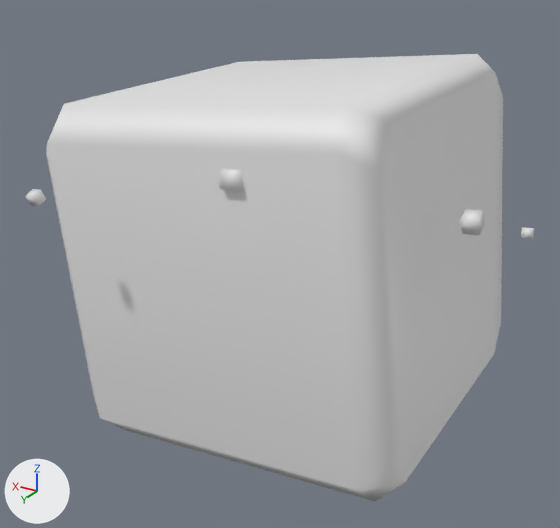
A saved change to the FBX model Reference/Resources/Mesh/Animation/Effect/E_BD_Dragon.fbx.
Camera for both pictures: a camera (50 mm lens) standing at (-0.01151, 0.0201, 0.00931) and looking at (-0.00014, 0.00115, -0.00016). Arrows for +X, +Y and +Z are at lower left; the lights stay in place. Materials are left out; every surface is plain grey.

Script lines for the objects in view, before the commit:
```python
me_model9 = bpy.data.meshes.new('model9')
me_model9.from_pydata(...)  # 32 vertices, 60 faces; spans x -0.411..0.411, y -0.403..0.401, z -0.411..0.411
me_model9.materials.append(mat_lambert1)
ob_group1 = bpy.data.objects.new('group1', None)
ob_group1.parent = ob_e_bd_dragon
ob_group1.location = (0.0, 0.0, 0.0)
ob_group1.rotation_euler = (0.0, 0.0, 1.466)  # degrees (0, 0, 84)
ob_group1.scale = (1.2, 1.2, 1.2)
ob_model9 = bpy.data.objects.new('model9', me_model9)
ob_model9.parent = ob_group1
ob_model9.location = (0.0000695, 0.00634, -0.00148)
ob_model9.scale = (1.08, 1.08, 1.08)
ob_rotate1 = bpy.data.objects.new('rotate1', None)
ob_rotate1.parent = ob_group1
ob_rotate1.location = (0.0, 0.0, 0.0)
ob_rotate1.rotation_euler = (0.0, 1.204, 0.0)  # degrees (0, 69, 0)
ob_rotate1.scale = (1.2, 1.2, 1.2)
ob_rotate2 = bpy.data.objects.new('rotate2', None)
ob_rotate2.parent = ob_group1
ob_rotate2.location = (0.0, 0.0, 0.0)
ob_rotate2.rotation_euler = (0.0, -1.204, 0.0)  # degrees (0, -69, 0)
ob_rotate2.scale = (1.2, 1.2, 1.2)
```
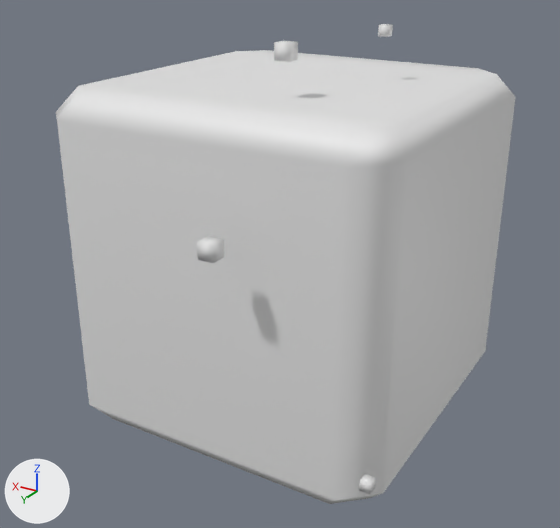
ob_rotate2 is not drawn itself; it is the parent of ob_model6, ob_model2, ob_model4, ob_model8.
ob_rotate1 is not drawn itself; it is the parent of ob_model7, ob_model5, ob_model3.
ob_group1 is not drawn itself; it is the parent of ob_rotate1, ob_rotate2, ob_model9, ob_model1.

Boxes (x1, y1, x2, y2) around the edits, measured in the pictures (560 x 528 px):
'model9', turned
    before: (46, 54, 503, 501)
    after: (56, 50, 516, 504)
'model6', turned
    before: (460, 209, 485, 235)
    after: (274, 41, 298, 62)
'model7', turned (not visible before)
    after: (197, 236, 224, 263)
'model4', turned
    before: (25, 189, 46, 206)
    after: (359, 474, 376, 494)
'model3', turned (not visible afterwards)
    before: (219, 169, 243, 191)
'model5', turned
    before: (521, 227, 534, 238)
    after: (378, 24, 393, 37)

The change, as a diff of the scene's bpy script:
```diff
--- a/Reference/Resources/Mesh/Animation/Effect/E_BD_Dragon.fbx.py
+++ b/Reference/Resources/Mesh/Animation/Effect/E_BD_Dragon.fbx.py
@@ ob_rotate1 @@
 ob_rotate1.location = (0.0, 0.0, 0.0)
-ob_rotate1.rotation_euler = (0.0, 1.204, 0.0)  # degrees (0, 69, 0)
 ob_rotate1.scale = (1.2, 1.2, 1.2)
@@ ob_rotate2 @@
 ob_rotate2.location = (0.0, 0.0, 0.0)
-ob_rotate2.rotation_euler = (0.0, -1.204, 0.0)  # degrees (0, -69, 0)
 ob_rotate2.scale = (1.2, 1.2, 1.2)
@@ ob_group1 @@
 ob_group1.location = (0.0, 0.0, 0.0)
-ob_group1.rotation_euler = (0.0, 0.0, 1.466)  # degrees (0, 0, 84)
 ob_group1.scale = (1.2, 1.2, 1.2)
```
